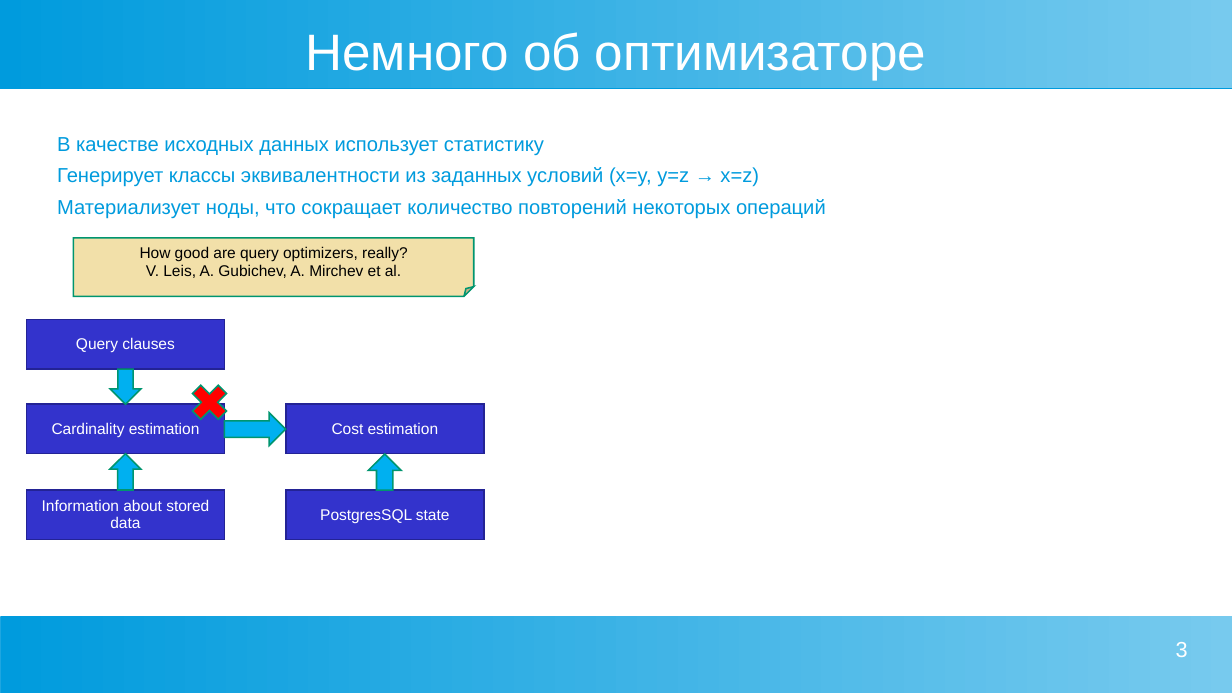
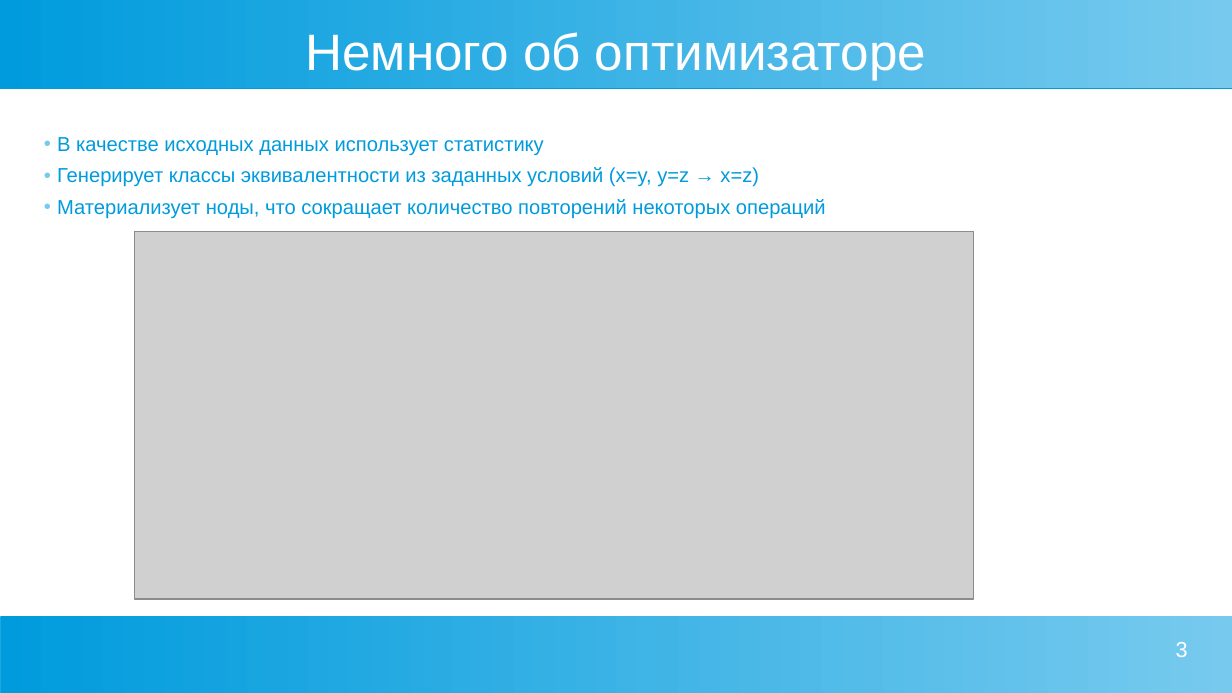
Before and after one commit to Alena0704/conf, a slide deck: slide 3 of aqo_presentation.ppt. Drawn at 1232x693 pixels with LibreOffice and Linux fonts; fonts in the diff are those of the drawing; grey boxes stand for pictures. Boxes give left, top, right and bottom in pixels: in the first picture for what was removed or moved away, otherwise in the second. Text is boxed around its words. In the diff, an @@ line names an element or a change of style, - is before the commit and + after.

```diff
--- a/aqo_presentation.ppt
+++ b/aqo_presentation.ppt
@@ text "В качестве исходных данных использует ..." at [57,137,826,219]: bullet none to • @@
@@ folded corner removed at [74,238,474,296] @@
-How good are query optimizers, really?
-V. Leis, A. Gubichev, A. Mirchev et al.
@@ picture added at [135,231,975,599] @@
@@ rectangle removed at [27,320,225,369] @@
-Query clauses
@@ down arrow removed at [111,369,141,404] @@
@@ freeform shape removed at [184,378,234,427] @@
@@ rectangle removed at [27,405,225,454] @@
-Cardinality estimation
@@ down arrow removed at [224,413,286,447] @@
@@ rectangle removed at [286,405,484,454] @@
-Cost estimation
@@ down arrow removed at [110,454,141,490] @@
@@ down arrow removed at [368,454,400,490] @@
@@ rectangle removed at [27,491,225,540] @@
-Information about stored data
@@ rectangle removed at [286,491,484,540] @@
-PostgresSQL state
```
Also in this commit, not shown: 11 other slides changed, 7 slides added, 7 slides removed.
